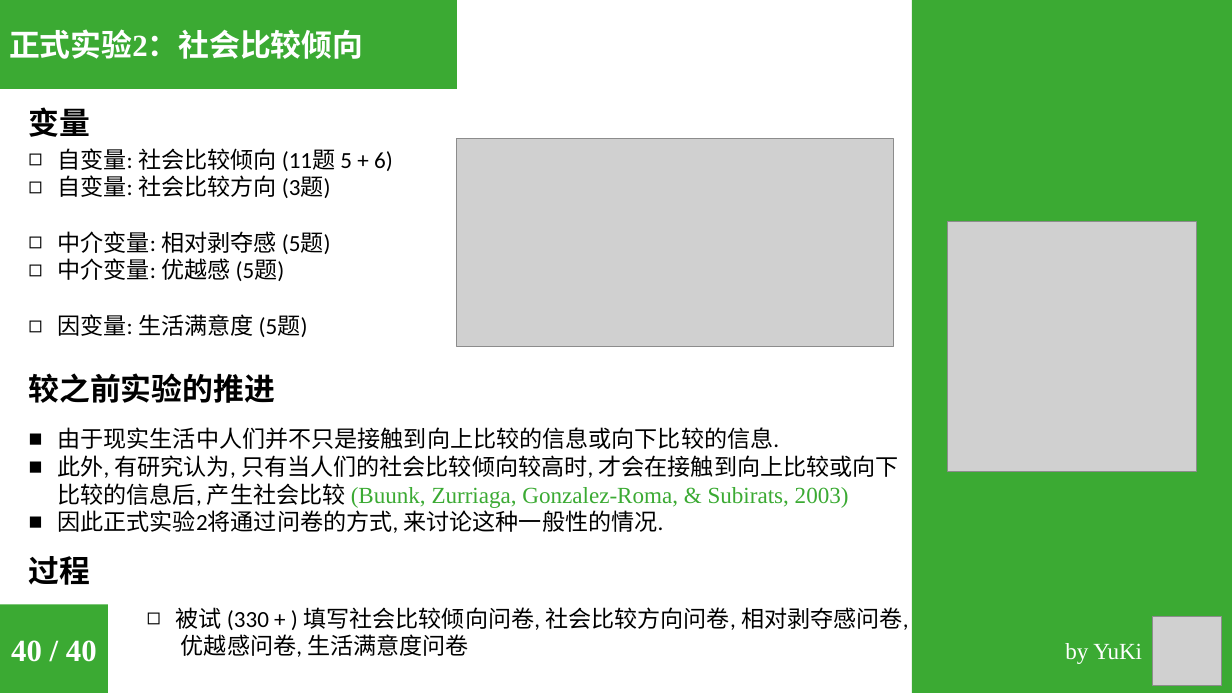
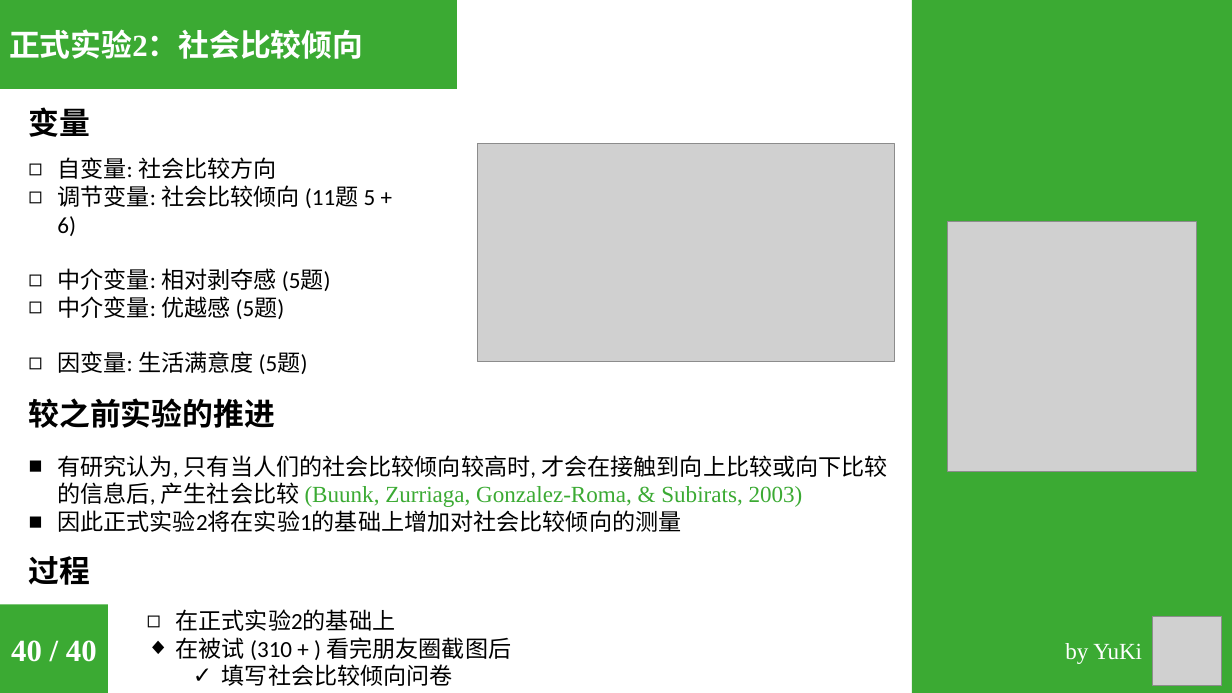
Before and after one commit to sinnyuki/SCO, a slide deck: slide 45 of 6_Reports/6_3_Midterm_Report/Midterm_Report.pptx. Drawn at 1232x693 pixels with LibreOffice and Linux fonts; fonts in the diff are those of the drawing; grey boxes stand for pictures. Boxes give left, top, right and bottom in pixels: in the first picture for what was removed or moved away, otherwise in the second. Text is boxed around its words. In the diff, an @@ line names an element or a change of style, - is before the commit and + after.

```diff
--- a/6_Reports/6_3_Midterm_Report/Midterm_Report.pptx
+++ b/6_Reports/6_3_Midterm_Report/Midterm_Report.pptx
@@ picture: place and size @@
-picture at [457, 138, 894, 347]
+picture at [478, 143, 895, 361]
@@ text "自变量: 社会比较方向": place and size @@
-text "自变量: 社会比较方向" at [57, 148, 393, 337]
+text "自变量: 社会比较方向" at [57, 157, 376, 374]
@@ text at [57, 157, 376, 236]: text changed @@
-◻ 自变量: 社会比较倾向 (11题 5 + 6)
-◻ 自变量: 社会比较方向 (3题)
+◻ 自变量: 社会比较方向
+◻ 调节变量: 社会比较倾向 (11题 5 + 6)
@@ text "较之前实验的推进": place and size @@
-text "较之前实验的推进" at [28, 373, 274, 403]
+text "较之前实验的推进" at [28, 398, 274, 428]
@@ text at [57, 455, 887, 532]: text changed @@
-■ 由于现实生活中人们并不只是接触到向上比较的信息或向下比较的信息.
-■ 此外, 有研究认为, 只有当人们的社会比较倾向较高时, 才会在接触到向上比较或向下比较的信息后, 产生社会比较 (Buunk, Zurriaga, Gonzalez-Roma, & Subirats, 2003)
-■ 因此正式实验2将通过问卷的方式, 来讨论这种一般性的情况.
+■ 有研究认为, 只有当人们的社会比较倾向较高时, 才会在接触到向上比较或向下比较的信息后, 产生社会比较 (Buunk, Zurriaga, Gonzalez-Roma, & Subirats, 2003)
+■ 因此正式实验2将在实验1的基础上增加对社会比较倾向的测量
@@ text at [176, 609, 511, 686]: text changed @@
-◻ 被试 (330 + ) 填写社会比较倾向问卷, 社会比较方向问卷, 相对剥夺感问卷, 优越感问卷, 生活满意度问卷
+◻ 在正式实验2的基础上
+◆ 在被试 (310 + ) 看完朋友圈截图后
+  ✓ 填写社会比较倾向问卷
```
Also in this commit, not shown: 3 other slides changed.
